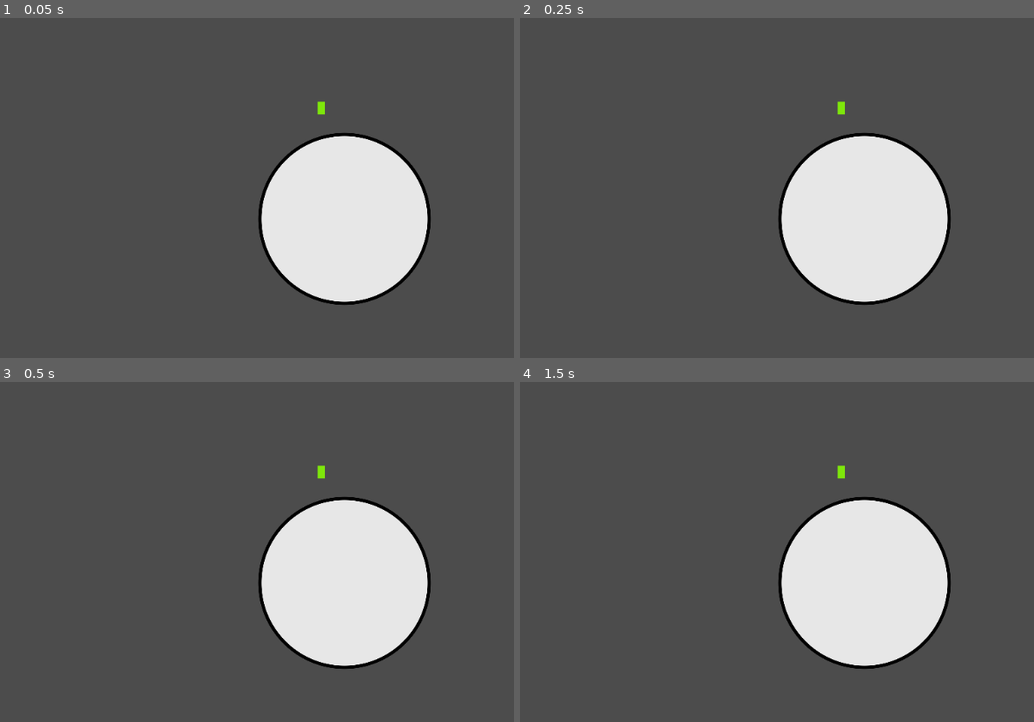
Above: before the commit, frames 1-4 (two rows, left to right).
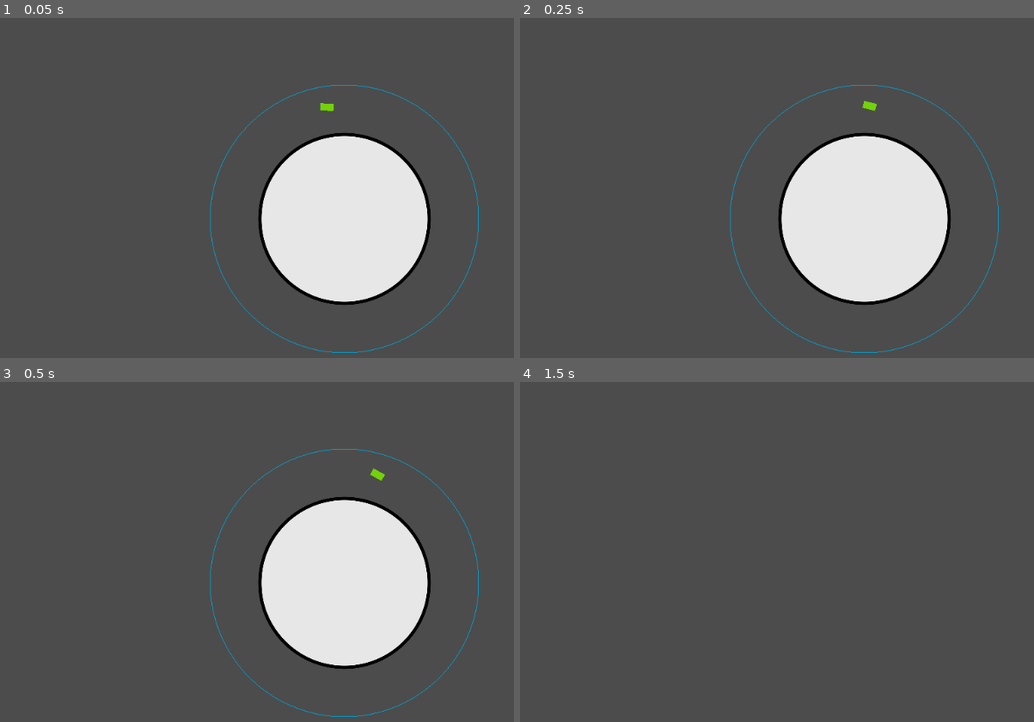
Above: after the commit, the same moments.

Repository: game-prototypes/orbit
Game: Godot game, scene res://scenes/Main.tscn
Same seed, same stepped clock (60 frames per second), same inputs: the game is played once before the commit and once after it.
Inputs (mouse positions are in pixels of both pictures, inside the frame that each line leads up to):
- Up to frame 1 (0.05 s): no input
- Up to frame 2 (0.25 s): no input
- Up to frame 3 (0.5 s): no input
- Up to frame 4 (1.5 s): move the mouse to (1013, 562) at 0.52 s; hold S (camera_padding_down, bound only after the commit) 0.53-1.28 s; click (1013, 562) at 0.67 s; tap A (camera_padding_left, bound only after the commit) at 0.8, 1.35 s; move the mouse to (725, 603) at 1.27 s; click (725, 603) at 1.42 s

The runs differ from the first frame. In frame 1, 0.6% of the frame differs, in the area x 40-94%, y 19-99%; in frame 2, 0.6%; in frame 3, 0.6%; in frame 4, 13%, in the area x 50-84%, y 24-85%.

Commit message:
basic orbit lines

Diff:
--- /dev/null
+++ b/camera/camera.gd
@@ -0,0 +1,30 @@
+extends Camera2D
+
+export (float) var zoom_speed=0.1
+export (float) var camera_speed=800
+export (Vector2) var zoom_constraint=Vector2(1,5)
+
+var pan_delta=Vector2(0,0)
+
+func _unhandled_input(event: InputEvent)->void:
+	if event is InputEventMouseButton:
+		if event.is_action_pressed("zoom+"):
+			zoom_camera(-zoom_speed)
+		elif event.is_action_pressed("zoom-"):
+			zoom_camera(zoom_speed)
+	elif event is InputEvent:
+		var horizontal_axis = Input.get_action_strength("camera_padding_right") - Input.get_action_strength("camera_padding_left")
+		var vertical_axis = Input.get_action_strength("camera_padding_down")-Input.get_action_strength("camera_padding_up")
+		pan_delta=Vector2(horizontal_axis, vertical_axis)
+
+
+func _process(delta:float)->void:
+	if pan_delta.x!=0 || pan_delta.y!=0:
+		pan_camera(pan_delta*delta)
+
+func zoom_camera(zoom_delta: float)->void:
+	var new_zoom_value=clamp(self.zoom.x+zoom_delta,zoom_constraint.x, zoom_constraint.y)
+	self.zoom=Vector2(new_zoom_value,new_zoom_value)
+
+func pan_camera(delta: Vector2)->void:
+	transform=transform.translated(delta*camera_speed)
--- /dev/null
+++ b/entities/orbit/orbit.gd
@@ -0,0 +1,29 @@
+extends Node2D
+
+var orbit_speed=1
+export var radius=8
+export var orbit_color:Color
+
+export var quality:int=32
+
+# Called every frame. 'delta' is the elapsed time since the previous frame.
+func _process(delta):
+	self.rotate(orbit_speed*delta)
+	update()
+
+
+func _draw():
+	draw_circle_arc(Vector2.ZERO, radius, 0, 360, orbit_color)
+
+
+
+func draw_circle_arc(center, radius, angle_from, angle_to, color):
+	var nb_points = 16
+	var points_arc = []
+
+	for i in range(quality + 1):
+		var angle_point = deg2rad(angle_from + i * (angle_to-angle_from) / quality - 90)
+		points_arc.push_back(center + Vector2(cos(angle_point), sin(angle_point)) * radius)
+
+	for index_point in range(quality):
+		draw_line(points_arc[index_point], points_arc[index_point + 1], color)
--- a/entities/ship/ship.gd
+++ b/entities/ship/ship.gd
@@ -1,16 +1,15 @@
 extends Node2D
 
-
-# Declare member variables here. Examples:
-# var a: int = 2
-# var b: String = "text"
+onready var trail:Line2D = $Trail
+onready var trail_length: int = 100
 
 
 # Called when the node enters the scene tree for the first time.
 func _ready() -> void:
-	pass # Replace with function body.
+	trail.set_as_toplevel(true)
+	trail.clear_points()
 
-
-# Called every frame. 'delta' is the elapsed time since the previous frame.
-#func _process(delta: float) -> void:
-#	pass
+func _physics_process(delta):
+	#trail.add_point(self.global_position)
+	if trail.get_point_count() > trail_length:
+		trail.remove_point(0)
--- a/entities/ship/ship.tscn
+++ b/entities/ship/ship.tscn
@@ -10,3 +10,5 @@
 [node name="Sprite" type="Sprite" parent="."]
 modulate = Color( 0.498039, 0.905882, 0.0470588, 1 )
 texture = ExtResource( 2 )
+
+[node name="Trail" type="Line2D" parent="."]
--- a/project.godot
+++ b/project.godot
@@ -14,6 +14,39 @@
 run/main_scene="res://scenes/Main.tscn"
 config/icon="res://icon.png"
 
+[input]
+
+camera_padding_right={
+"deadzone": 0.5,
+"events": [ Object(InputEventKey,"resource_local_to_scene":false,"resource_name":"","device":0,"alt":false,"shift":false,"control":false,"meta":false,"command":false,"pressed":false,"scancode":68,"unicode":0,"echo":false,"script":null)
+ ]
+}
+camera_padding_left={
+"deadzone": 0.5,
+"events": [ Object(InputEventKey,"resource_local_to_scene":false,"resource_name":"","device":0,"alt":false,"shift":false,"control":false,"meta":false,"command":false,"pressed":false,"scancode":65,"unicode":0,"echo":false,"script":null)
+ ]
+}
+camera_padding_up={
+"deadzone": 0.5,
+"events": [ Object(InputEventKey,"resource_local_to_scene":false,"resource_name":"","device":0,"alt":false,"shift":false,"control":false,"meta":false,"command":false,"pressed":false,"scancode":87,"unicode":0,"echo":false,"script":null)
+ ]
+}
+camera_padding_down={
+"deadzone": 0.5,
+"events": [ Object(InputEventKey,"resource_local_to_scene":false,"resource_name":"","device":0,"alt":false,"shift":false,"control":false,"meta":false,"command":false,"pressed":false,"scancode":83,"unicode":0,"echo":false,"script":null)
+ ]
+}
+zoom+={
+"deadzone": 0.5,
+"events": [ Object(InputEventMouseButton,"resource_local_to_scene":false,"resource_name":"","device":0,"alt":false,"shift":false,"control":false,"meta":false,"command":false,"button_mask":0,"position":Vector2( 0, 0 ),"global_position":Vector2( 0, 0 ),"factor":1.0,"button_index":4,"pressed":false,"doubleclick":false,"script":null)
+ ]
+}
+zoom-={
+"deadzone": 0.5,
+"events": [ Object(InputEventMouseButton,"resource_local_to_scene":false,"resource_name":"","device":0,"alt":false,"shift":false,"control":false,"meta":false,"command":false,"button_mask":0,"position":Vector2( 0, 0 ),"global_position":Vector2( 0, 0 ),"factor":1.0,"button_index":5,"pressed":false,"doubleclick":false,"script":null)
+ ]
+}
+
 [physics]
 
 common/enable_pause_aware_picking=true
--- a/scenes/Main.tscn
+++ b/scenes/Main.tscn
@@ -1,15 +1,26 @@
-[gd_scene load_steps=3 format=2]
+[gd_scene load_steps=5 format=2]
 
 [ext_resource path="res://entities/planet/planet.tscn" type="PackedScene" id=1]
 [ext_resource path="res://entities/ship/ship.tscn" type="PackedScene" id=2]
+[ext_resource path="res://entities/orbit/orbit.gd" type="Script" id=3]
+[ext_resource path="res://camera/camera.gd" type="Script" id=4]
 
 [node name="Main" type="Node2D"]
 
 [node name="Planet" parent="." instance=ExtResource( 1 )]
 
-[node name="Ship" parent="." instance=ExtResource( 2 )]
+[node name="Orbit" type="Node2D" parent="Planet"]
+script = ExtResource( 3 )
+radius = 200
+orbit_color = Color( 0, 0.701961, 0.917647, 1 )
+quality = 128
+
+[node name="Ship" parent="Planet/Orbit" instance=ExtResource( 2 )]
 position = Vector2( -34.335, -165.408 )
+rotation = 1.5708
 
 [node name="Camera2D" type="Camera2D" parent="."]
 position = Vector2( -1, 0 )
 current = true
+script = ExtResource( 4 )
+zoom_constraint = Vector2( 0.2, 5 )
